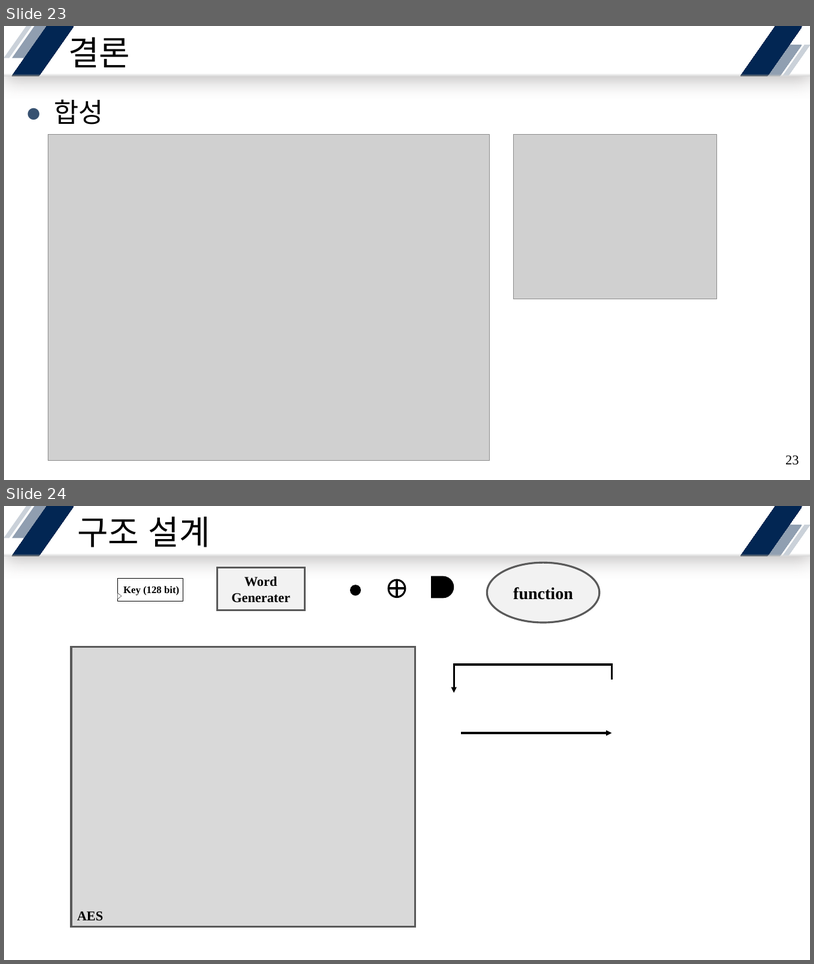
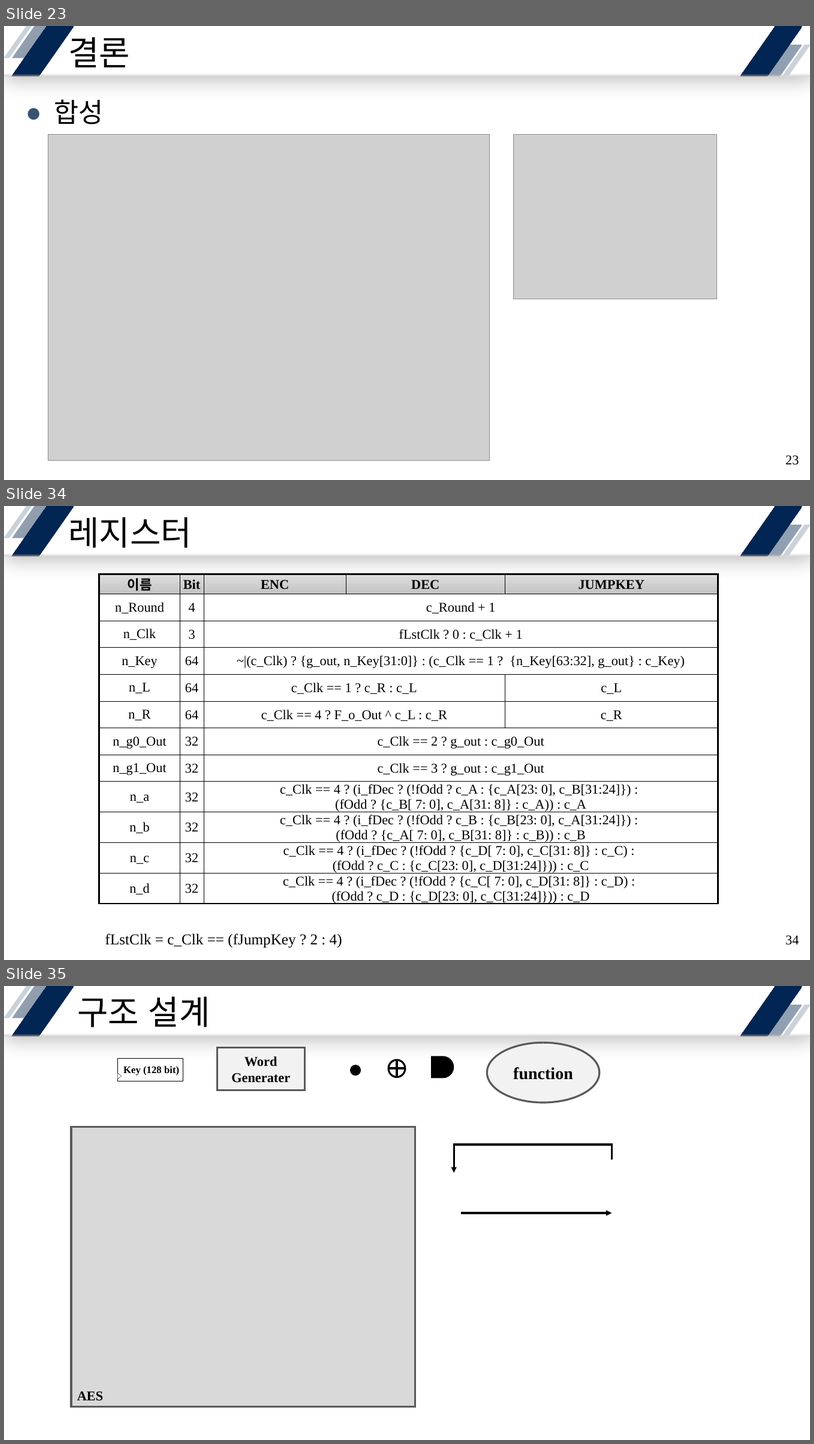
Before and after one commit to yuyu0830/FPGA_AES128, a slide deck: SEED/ref/SEED-128.pptx. Shown one above the other, each under a label of ours: slides 23 and 24 before the commit, slides 23, 34 and 35 after it; the slides between them are not shown. The pictures are 814x964 and 814x1444 pixels, drawn with LibreOffice and Linux fonts; fonts in the diff are those of the drawing; grey boxes stand for pictures. Boxes give left, top, right and bottom in pixels: in the first picture for what was removed or moved away, otherwise in the second. Text is boxed around its words. In the diff, an @@ line names an element or a change of style, - is before the commit and + after.

```diff
--- a/SEED/ref/SEED-128.pptx
+++ b/SEED/ref/SEED-128.pptx
@@ slide 34 added at (x1=4, y1=506, x2=810, y2=960), background #FFFFFF; not listed: 7 template elements that a slide beside it also shows @@
@@ title added at (x1=68, y1=511, x2=192, y2=548), 40 pt, text #000000 @@
+레지스터
@@ table added at (x1=99, y1=574, x2=719, y2=912), 12 rows, 5 columns @@
+이름 | Bit | ENC | DEC | JUMPKEY
+n_Round | 4 | c_Round + 1 |  | 
+n_Clk | 3 | fLstClk ? 0 : c_Clk + 1 |  | 
+n_Key | 64 | ~|(c_Clk) ? {g_out, n_Key[31:0]} : (c_Clk == 1 ? {n_Key[63:32], g_out} : c_Key) |  | 
+n_L | 64 | c_Clk == 1 ? c_R : c_L |  | c_L
+n_R | 64 | c_Clk == 4 ? F_o_Out ^ c_L : c_R |  | c_R
+n_g0_Out | 32 | c_Clk == 2 ? g_out : c_g0_Out |  | 
+n_g1_Out | 32 | c_Clk == 3 ? g_out : c_g1_Out |  | 
+n_a | 32 | c_Clk == 4 ? (i_fDec ? (!fOdd ? c_A : {c_A[23: 0], c_B[31:24]}) : / (fOdd ? {c_B[ 7: 0], c_A[31: 8]} : c_A)) : c_A |  | 
+n_b | 32 | c_Clk == 4 ? (i_fDec ? (!fOdd ? c_B : {c_B[23: 0], c_A[31:24]}) : / (fOdd ? {c_A[ 7: 0], c_B[31: 8]} : c_B)) : c_B |  | 
+n_c | 32 | c_Clk == 4 ? (i_fDec ? (!fOdd ? {c_D[ 7: 0], c_C[31: 8]} : c_C) : / (fOdd ? c_C : {c_C[23: 0], c_D[31:24]})) : c_C |  | 
+n_d | 32 | c_Clk == 4 ? (i_fDec ? (!fOdd ? {c_C[ 7: 0], c_D[31: 8]} : c_D) : / (fOdd ? c_D : {c_D[23: 0], c_C[31:24]})) : c_D |  | 
@@ text added at (x1=105, y1=933, x2=342, y2=948), 18 pt, text #000000 @@
+fLstClk = c_Clk == (fJumpKey ? 2 : 4)
@@ page number added at (x1=786, y1=935, x2=799, y2=945), 16 pt, text #000000 @@
+34
@@ what was slide 24 is now slide 35 @@
```
Also in this commit, not shown: 1 slide changed, 10 other slides added, 15 other files.
